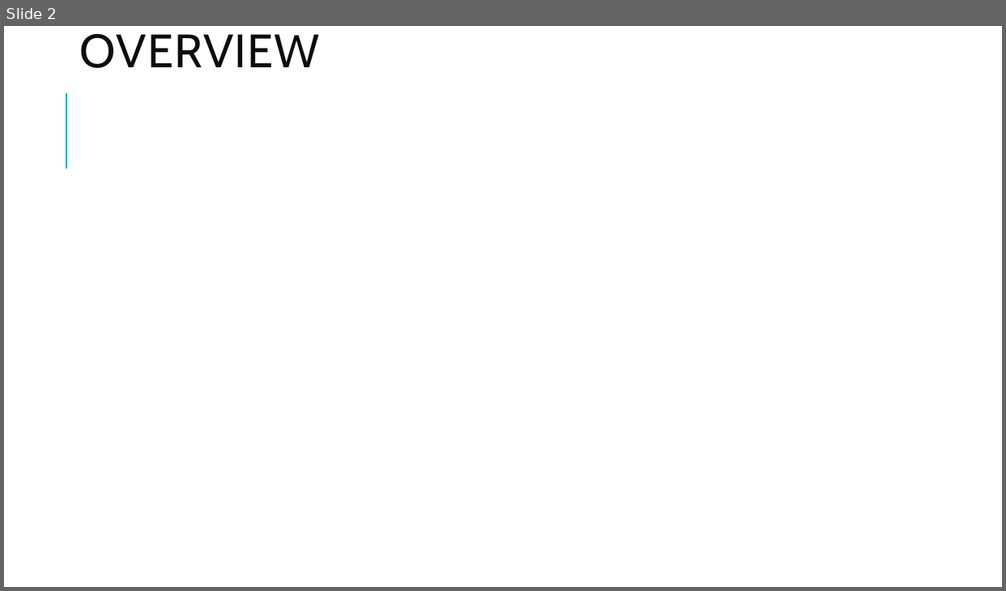
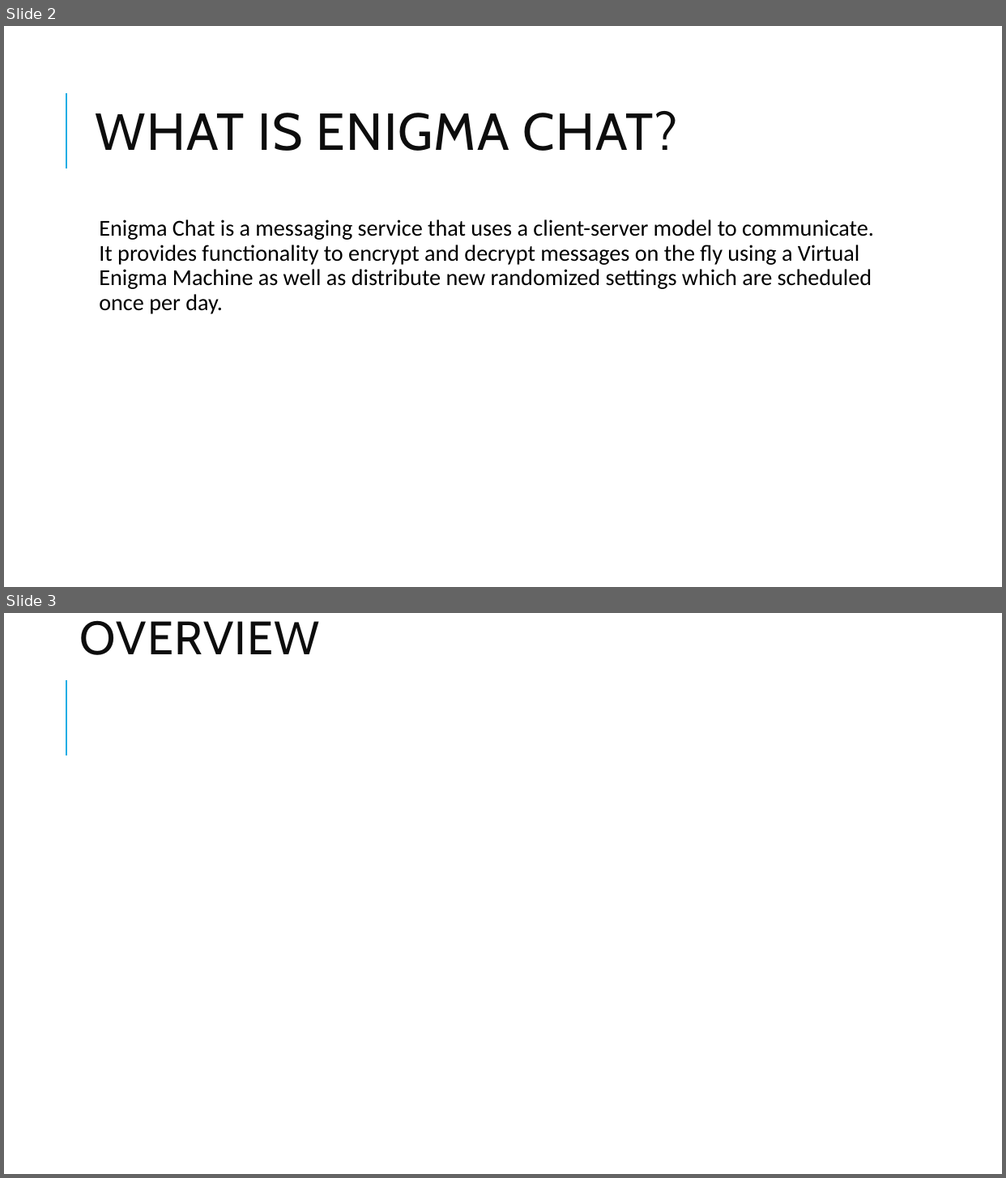
Before and after one commit to Jack121298/Enigma-Chat, a slide deck: Enigma Chat.pptx. Shown one above the other, each under a label of ours: slide 2 before the commit, slides 2 and 3 after it. The pictures are 1006x591 and 1006x1178 pixels, drawn with LibreOffice and Linux fonts; fonts in the diff are those of the drawing; background and template pictures are left out. Boxes give left, top, right and bottom in pixels: in the first picture for what was removed or moved away, otherwise in the second. Text is boxed around its words. In the diff, an @@ line names an element or a change of style, - is before the commit and + after.

```diff
--- a/Enigma Chat.pptx
+++ b/Enigma Chat.pptx
@@ slide 2 added at (4, 26, 1002, 587), background #FFFFFF; not listed: 1 template element that a slide beside it also shows @@
@@ title added at (96, 111, 678, 151), 50 pt, text #0D0D0D @@
+WHAT IS ENIGMA CHAT?
@@ text added at (99, 220, 874, 314), 22 pt, text #000000 @@
+  Enigma Chat is a messaging service that uses a client-server model to communicate. It provides functionality to encrypt and decrypt messages on the fly using a Virtual Enigma Machine as well as distribute new randomized settings which are scheduled once per day.
@@ what was slide 2 is now slide 3 @@
```
Also in this commit, not shown: 1 slide changed, 1 slide removed.
